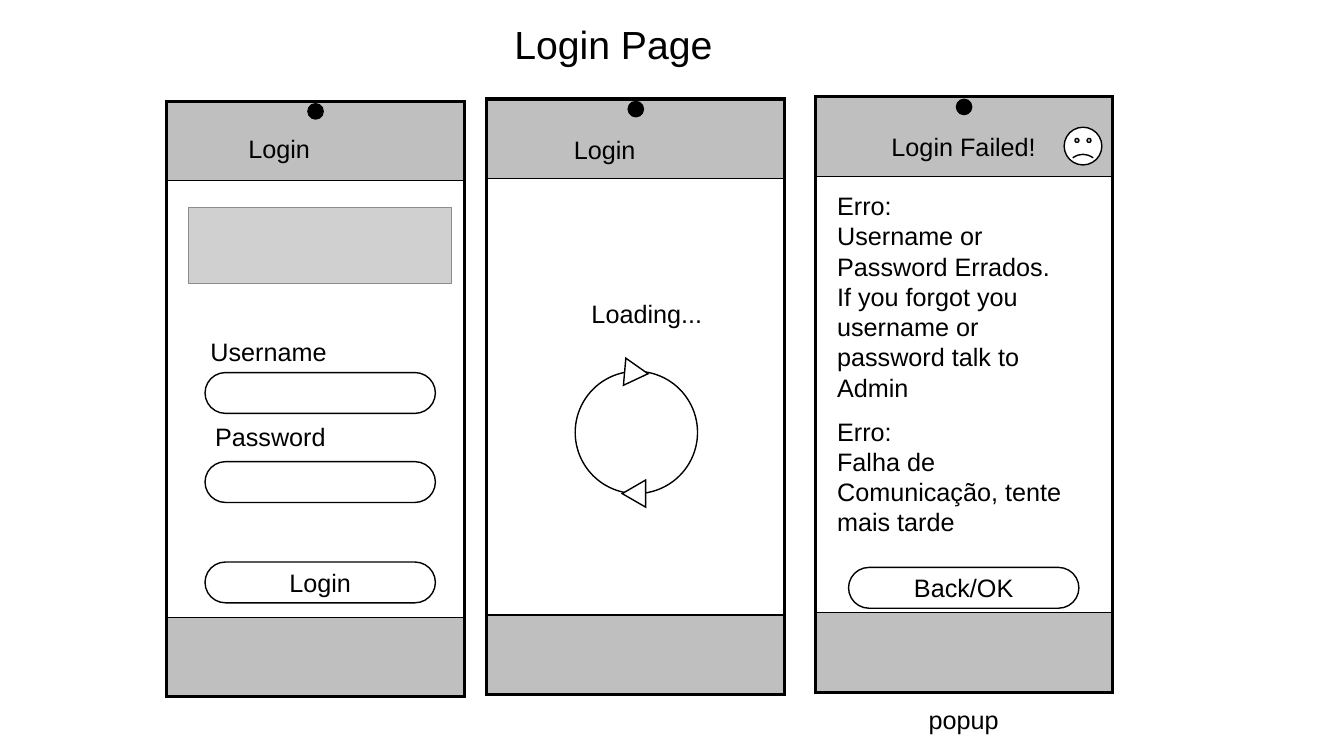
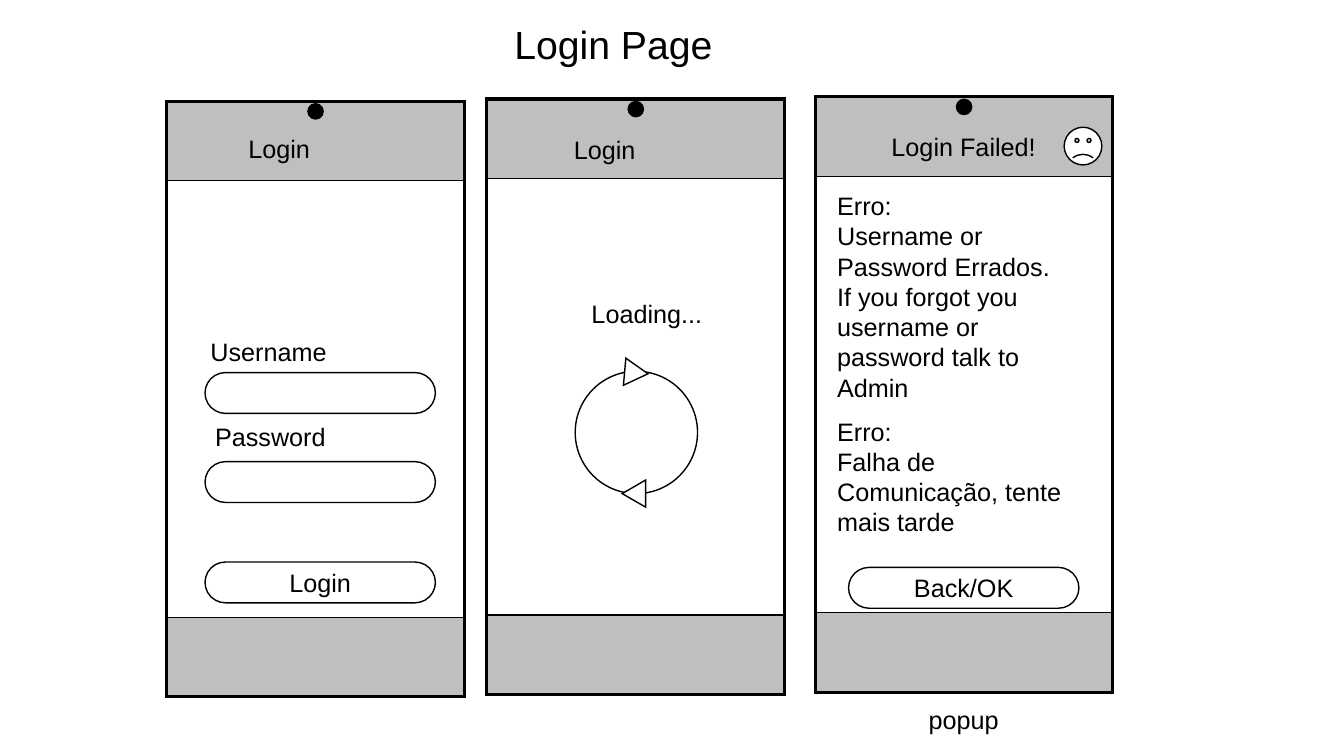
Before and after one commit to MK-Dragon/StockControll, a slide deck: slide 2 of Stock Control UI.pptx. Drawn at 1344x756 pixels with LibreOffice and Linux fonts; fonts in the diff are those of the drawing; grey boxes stand for pictures. Boxes give left, top, right and bottom in pixels: in the first picture for what was removed or moved away, otherwise in the second. Text is boxed around its words. In the diff, an @@ line names an element or a change of style, - is before the commit and + after.

Commit message:
Update

```diff
--- a/Stock Control UI.pptx
+++ b/Stock Control UI.pptx
@@ picture removed at <box>189,208,451,284</box> @@
```
Also in this commit, not shown: 1 other slide changed.
